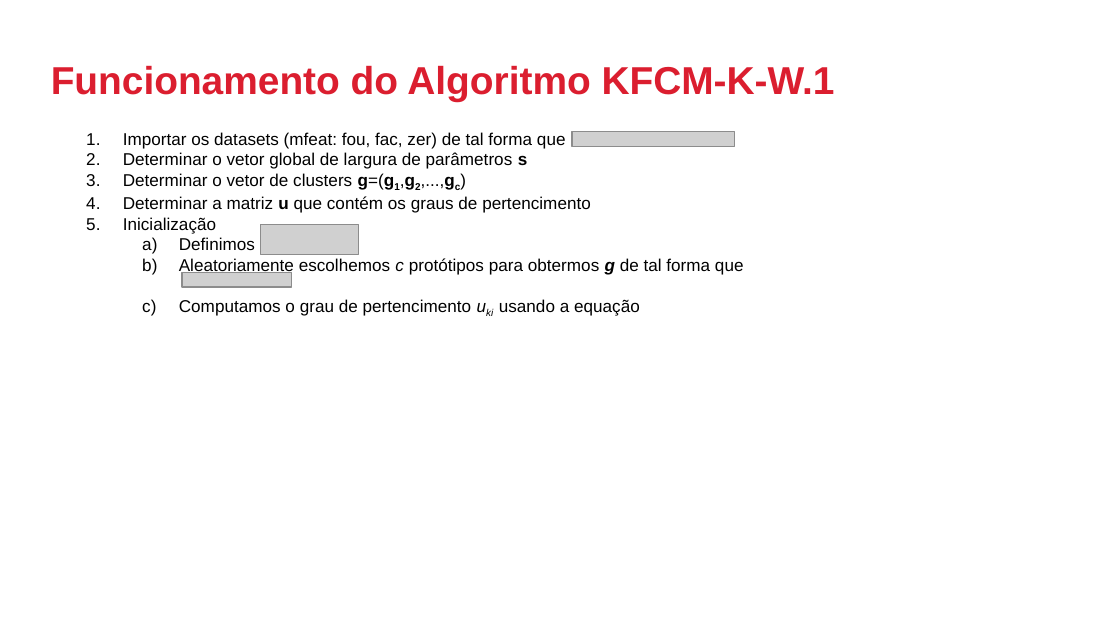
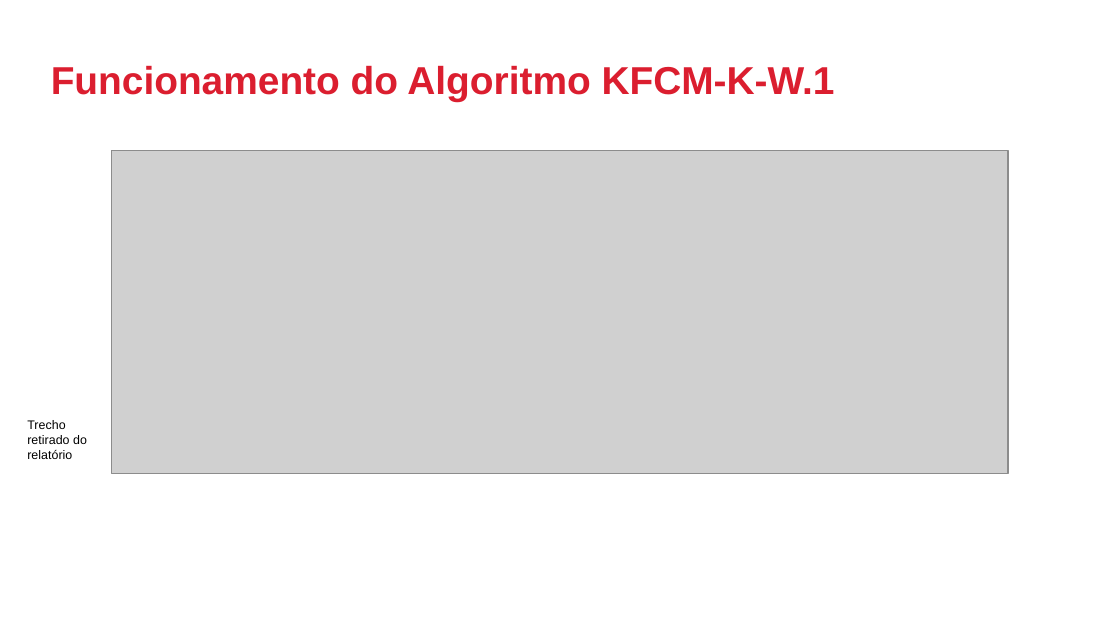
Before and after one commit to Zuluke/Projetos-AM, a slide deck: slide 4 of Projeto_Chico/PDFs e Imagens/Projeto_Final.pptx. Drawn at 1120x630 pixels with LibreOffice and Linux fonts; fonts in the diff are those of the drawing; grey boxes stand for pictures; background and template pictures are left out. Boxes give left, top, right and bottom in pixels: in the first picture for what was removed or moved away, otherwise in the second. Text is boxed around its words. In the diff, an @@ line names an element or a change of style, - is before the commit and + after.

```diff
--- a/Projeto_Chico/PDFs e Imagens/Projeto_Final.pptx
+++ b/Projeto_Chico/PDFs e Imagens/Projeto_Final.pptx
@@ subtitle removed at box(123, 132, 744, 316) @@
-1. Importar os datasets (mfeat: fou, fac, zer) de tal forma que
-2. Determinar o vetor global de largura de parâmetros s
-3. Determinar o vetor de clusters g=(g1,g2,...,gc)
-4. Determinar a matriz u que contém os graus de pertencimento
-5. Inicialização
-  a) Definimos
-  b) Aleatoriamente escolhemos c protótipos para obtermos g de tal forma que
-  c) Computamos o grau de pertencimento uki usando a equação
@@ picture removed at box(572, 131, 735, 146) @@
@@ picture added at box(112, 151, 1008, 474) @@
@@ picture removed at box(261, 224, 360, 254) @@
@@ picture removed at box(183, 272, 292, 287) @@
@@ text added at box(27, 420, 87, 459), 8 pt, text #000000 @@
+Trecho retirado do relatório
```
Also in this commit, not shown: 4 slides added, 1 other file.
